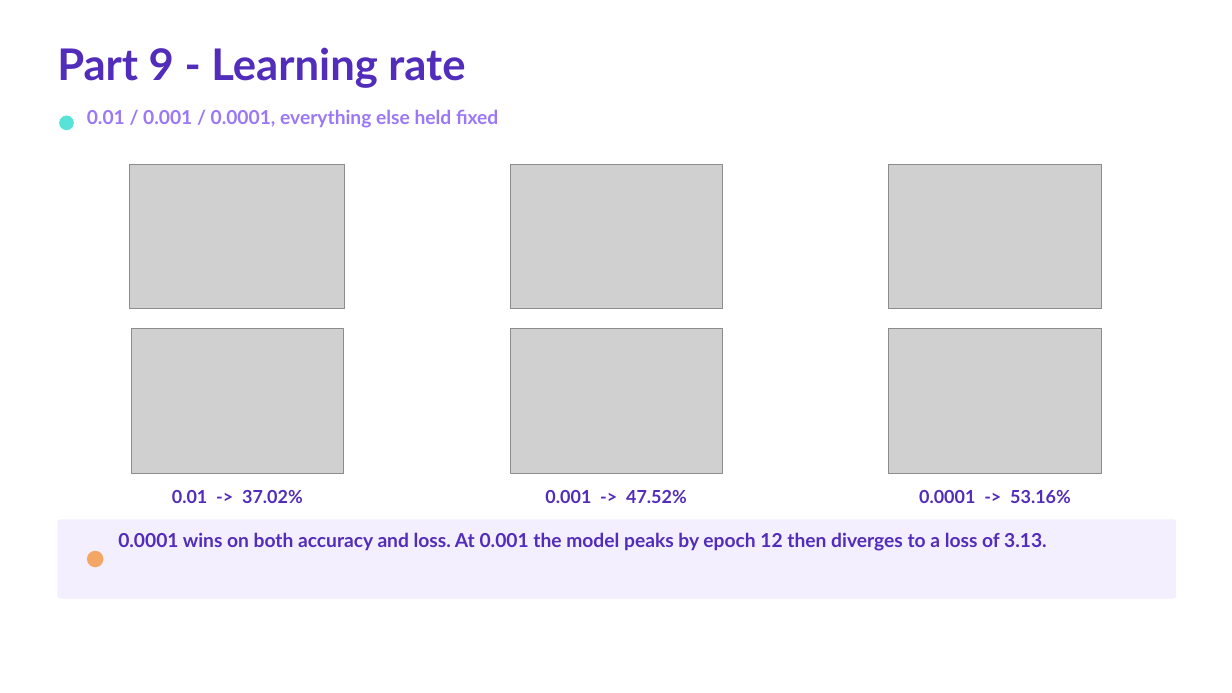
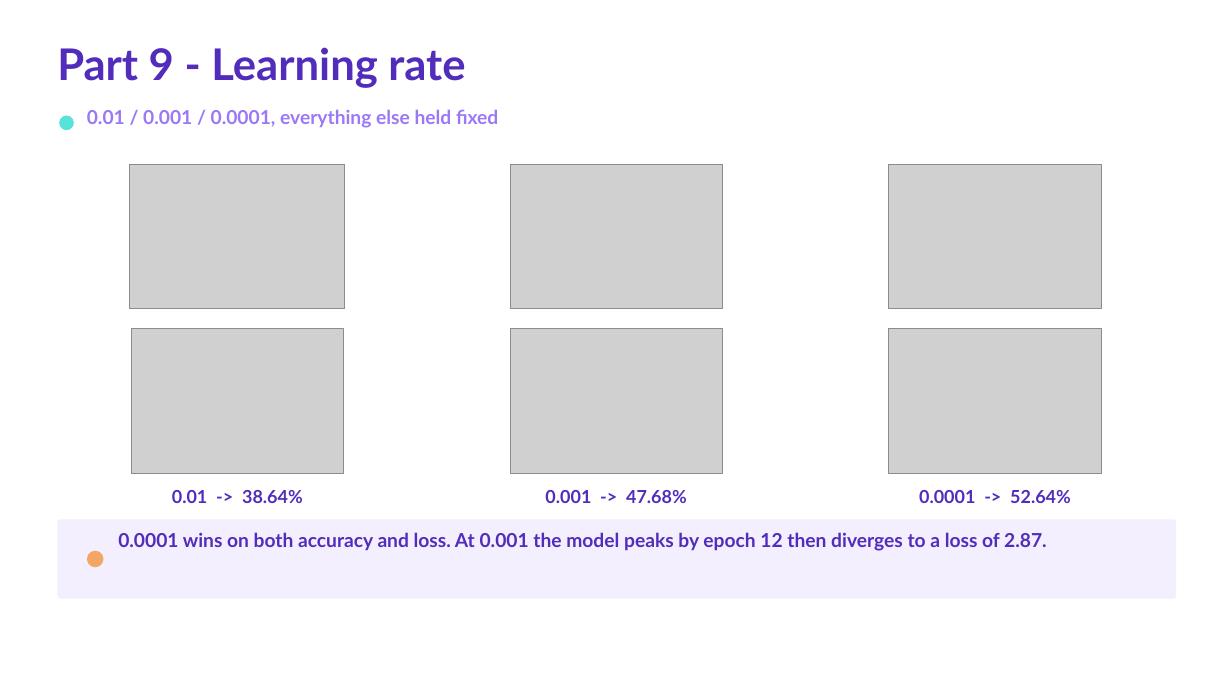
Before and after one commit to khaliddosari/Deep-Learning-Project-Tuwaiq, a slide deck: slide 9 of Docs/Deep Learning Capstone Presentation.pptx. Drawn at 1232x693 pixels with LibreOffice and Linux fonts; fonts in the diff are those of the drawing; grey boxes stand for pictures. Boxes give left, top, right and bottom in pixels: in the first picture for what was removed or moved away, otherwise in the second. Text is boxed around its words. In the diff, an @@ line names an element or a change of style, - is before the commit and + after.

```diff
--- a/Docs/Deep Learning Capstone Presentation.pptx
+++ b/Docs/Deep Learning Capstone Presentation.pptx
@@ text at bbox=[172, 490, 303, 503]: text changed @@
-0.01 -> 37.02%
+0.01 -> 38.64%
@@ text at bbox=[545, 490, 687, 503]: text changed @@
-0.001 -> 47.52%
+0.001 -> 47.68%
@@ text at bbox=[919, 490, 1071, 503]: text changed @@
-0.0001 -> 53.16%
+0.0001 -> 52.64%
@@ text at bbox=[118, 532, 1047, 551]: text changed @@
-0.0001 wins on both accuracy and loss. At 0.001 the model peaks by epoch 12 then diverges to a loss of 3.13.
+0.0001 wins on both accuracy and loss. At 0.001 the model peaks by epoch 12 then diverges to a loss of 2.87.
```
Also in this commit, not shown: 10 other slides changed, 38 other files.
